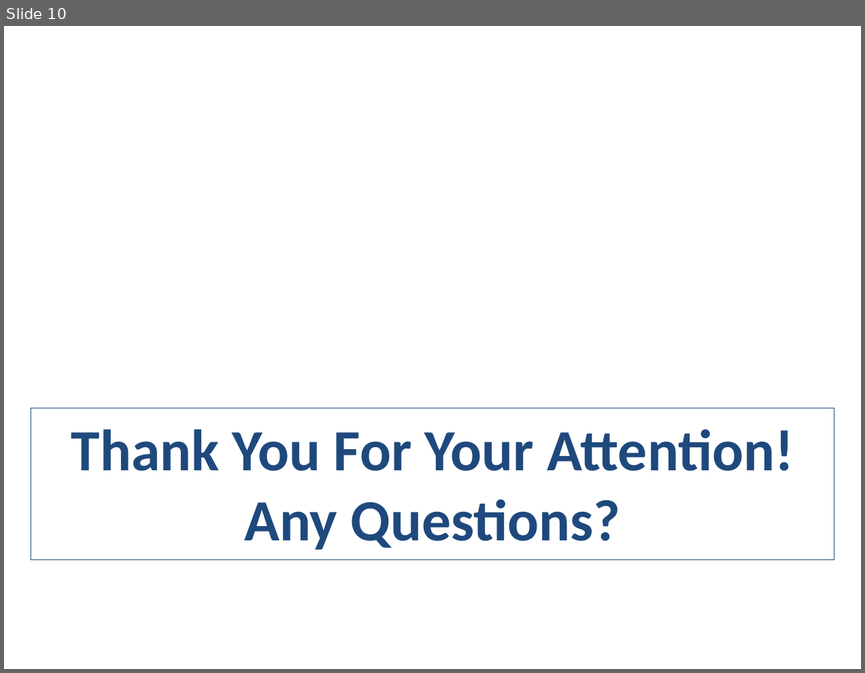
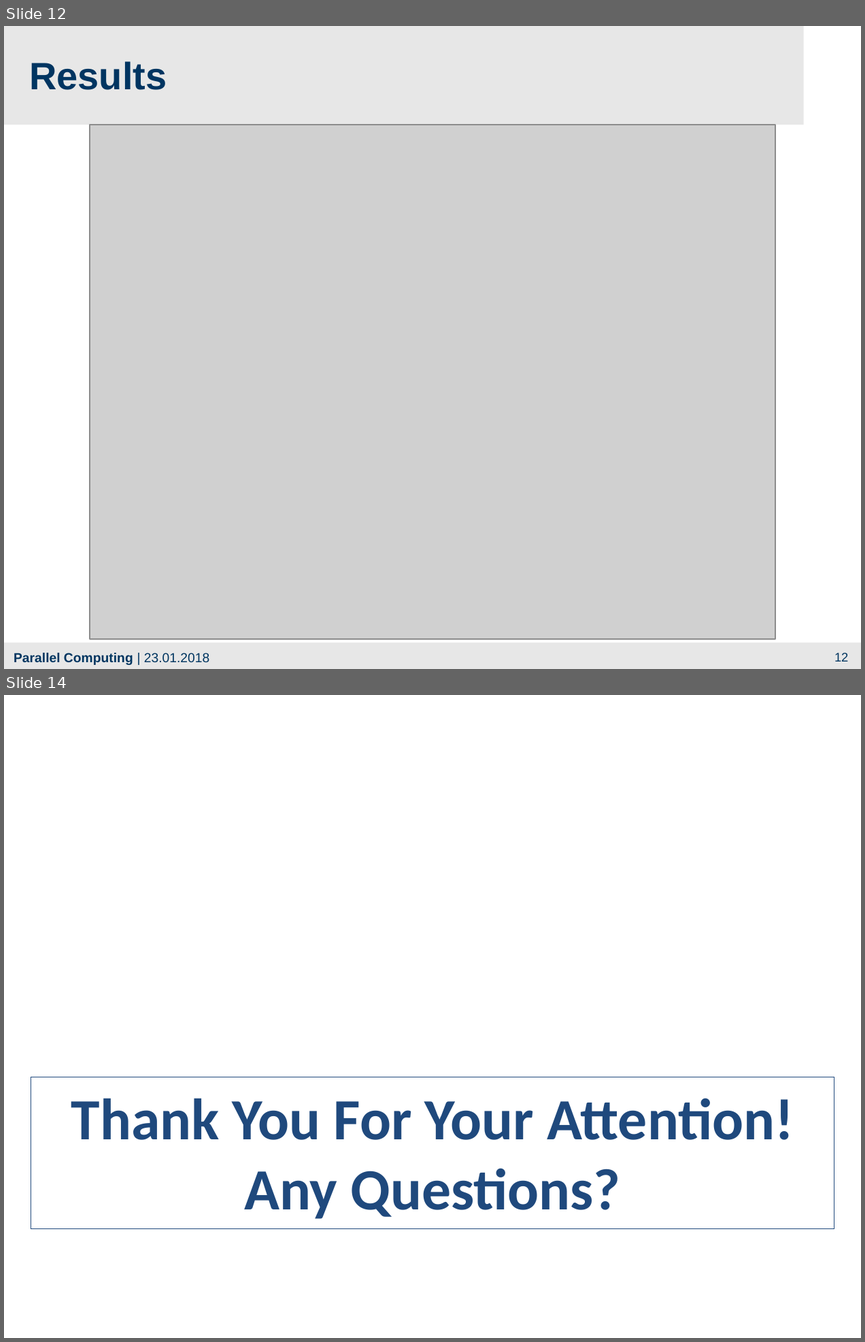
Before and after one commit to franneck94/CUDA-AES, a slide deck: Presentation.pptx. Shown one above the other, each under a label of ours: slide 10 before the commit, slides 12 and 14 after it; the slides between them are not shown. The pictures are 865x673 and 865x1342 pixels, drawn with LibreOffice and Linux fonts; fonts in the diff are those of the drawing; grey boxes stand for pictures; background and template pictures are left out. Boxes give left, top, right and bottom in pixels: in the first picture for what was removed or moved away, otherwise in the second. Text is boxed around its words. In the diff, an @@ line names an element or a change of style, - is before the commit and + after.

```diff
--- a/Presentation.pptx
+++ b/Presentation.pptx
@@ slide 12 added at [4,26,861,669], background #E7E7E7 @@
@@ rectangle added at [804,26,861,125], fill #FFFFFF @@
@@ text added at [29,61,167,90], 32 pt, text #003561, bold @@
+Results
@@ rectangle added at [4,125,861,642], fill #FFFFFF @@
@@ picture added at [90,125,775,639] @@
@@ text added at [14,652,209,665], 11 pt, text #003560, bold @@
+Parallel Computing | 23.01.2018
@@ page number added at [834,652,848,661], 10.5 pt, text #003560 @@
+12
@@ what was slide 10 is now slide 14 @@
```
Also in this commit, not shown: 6 slides changed, 6 other slides added, 3 slides removed, 13 other files.
